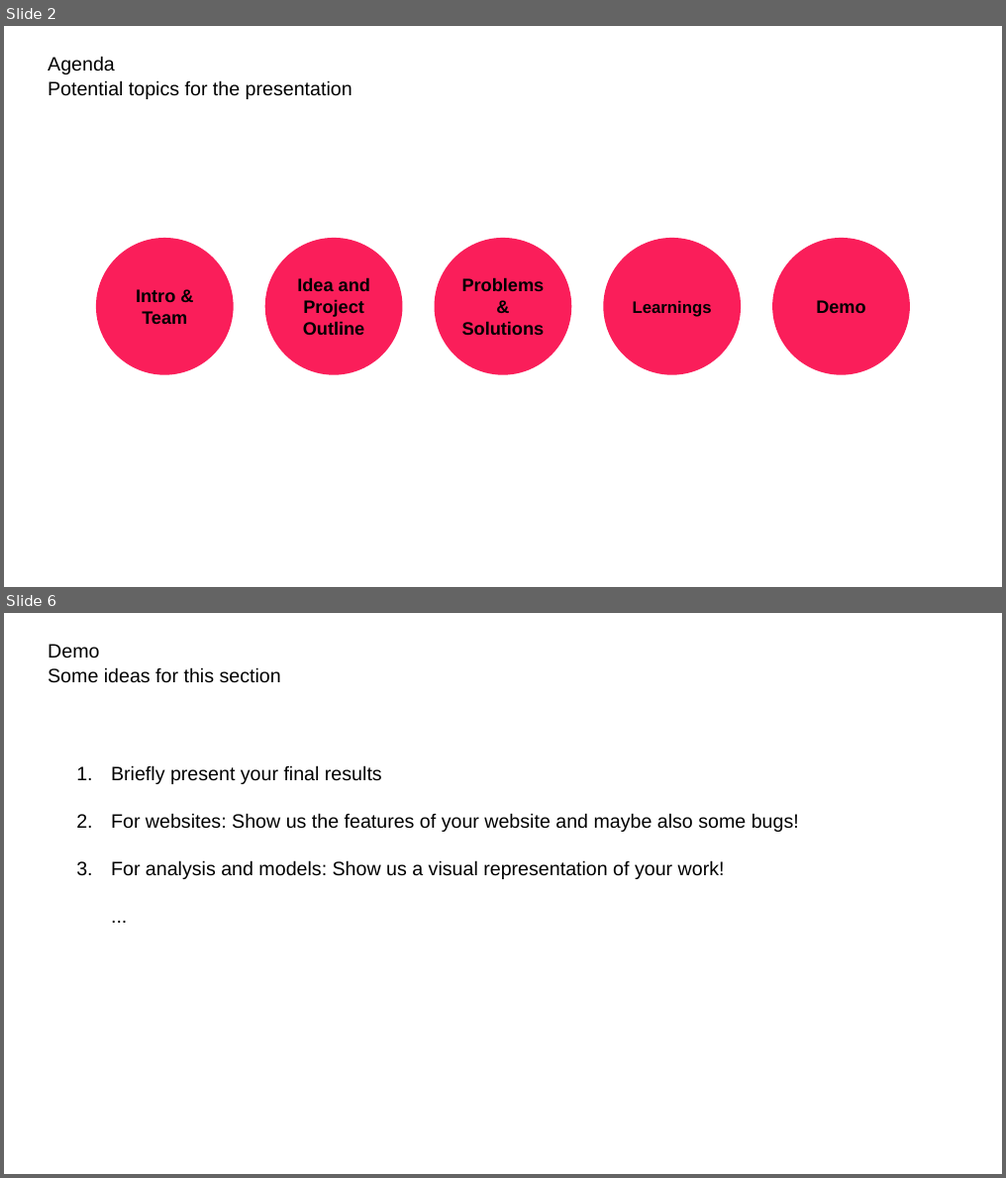
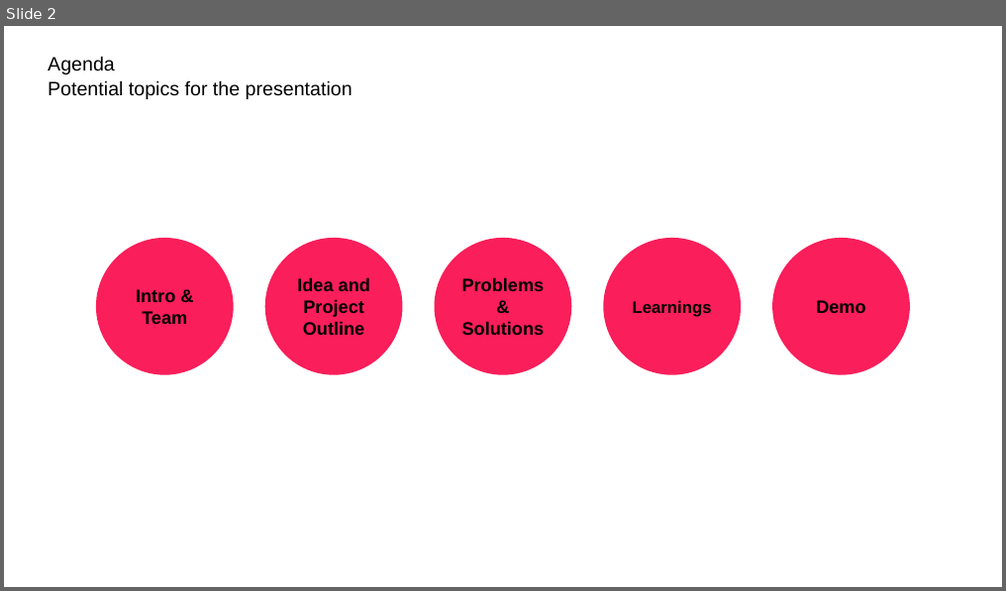
Before and after one commit to Blubberbrumm/Techlabs-ds-2, a slide deck: Diabetes_pitch.ppt. Shown one above the other, each under a label of ours: slides 2 and 6 before the commit, slide 2 after it; the slides between them are not shown. The pictures are 1006x1178 and 1006x591 pixels, drawn with LibreOffice and Linux fonts; fonts in the diff are those of the drawing; background and template pictures are left out. Boxes give left, top, right and bottom in pixels: in the first picture for what was removed or moved away, otherwise in the second. Text is boxed around its words. In the diff, an @@ line names an element or a change of style, - is before the commit and + after.

```diff
--- a/Diabetes_pitch.ppt
+++ b/Diabetes_pitch.ppt
@@ slide 6 removed at bbox=[4, 613, 1002, 1174], background #FFFFFF @@
@@ text removed at bbox=[48, 644, 99, 659] @@
-Demo
@@ text removed at bbox=[48, 667, 281, 683] @@
-Some ideas for this section
@@ text removed at bbox=[111, 765, 799, 879] @@
-1. Briefly present your final results
-2. For websites: Show us the features of your website and maybe also some bugs!
-3. For analysis and models: Show us a visual representation of your work!
-...
```
Also in this commit, not shown: 4 slides changed, 1 slide added.
